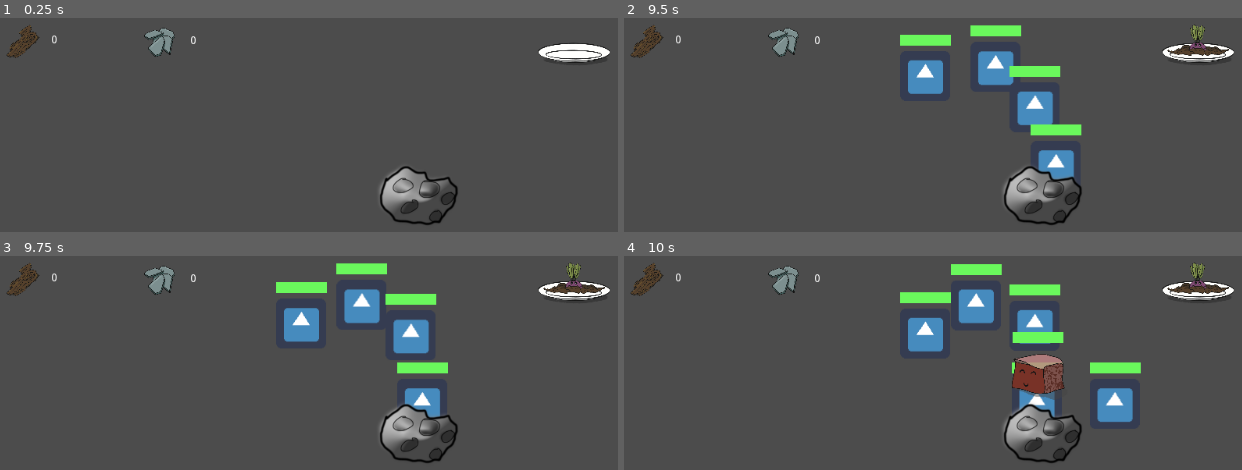
Above: before the commit, frames 1-4 (two rows, left to right).
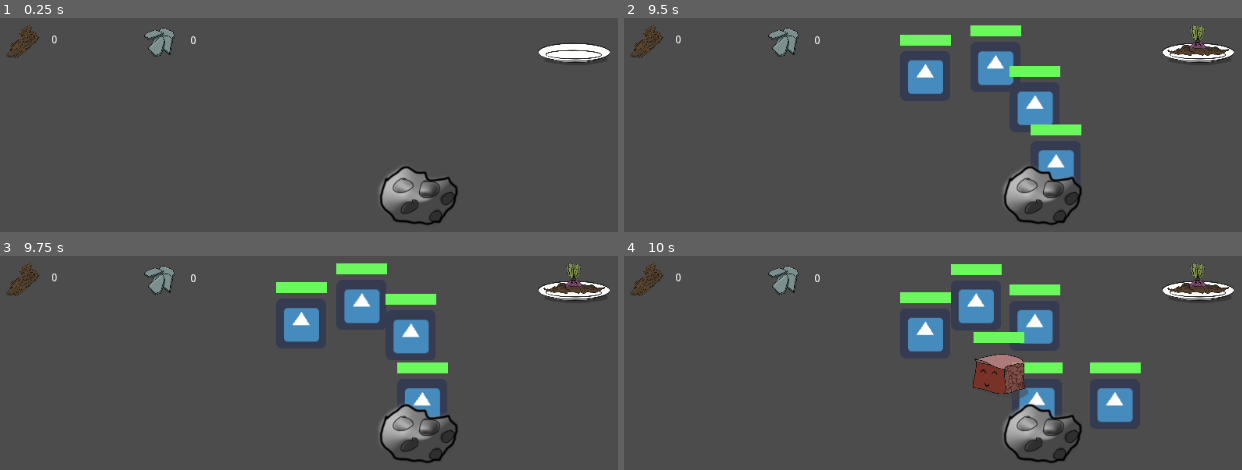
Above: after the commit, the same moments.

Repository: 1501-Intro-To-Game-Design/1501-final-project-2022-the-team-that-is-going-to-kill-thanos
Game: Godot game, scene res://Scenes/LevelScenes/Level1.tscn
Two runs of this game, one before a commit and one after it. Both use one fixed random seed, a clock stepped at 60 frames per second and the inputs below. This scene is started directly instead of the project's main scene. The engine's default icon, where the game draws it, is replaced by a stand-in: a white triangle on a blue panel in a dark square.
Inputs (mouse positions are in pixels of both pictures, inside the frame that each line leads up to):
- Up to frame 1 (0.25 s): no input
- Up to frame 2 (9.5 s): tap Enter at 0.5 s; move the mouse to (1198, 56) at 0.52 s; click (1198, 56) at 0.67 s; tap Space at 1.25 s; move the mouse to (1198, 86) at 1.27 s; click (1198, 86) at 1.42 s; move the mouse to (1075, 133) at 2.02 s; click (1075, 133) at 2.17 s; move the mouse to (outside the picture) at 2.77 s; click (outside the picture) at 2.92 s; move the mouse to (outside the picture) at 3.52 s; click (outside the picture) at 3.67 s; move the mouse to (759, 165) at 4.27 s; click (759, 165) at 4.42 s; move the mouse to (outside the picture) at 5.02 s; click (outside the picture) at 5.17 s; move the mouse to (877, 118) at 5.77 s; click (877, 118) at 5.92 s; move the mouse to (1174, 212) at 6.52 s; click (1174, 212) at 6.67 s; move the mouse to (outside the picture) at 7.27 s; click (outside the picture) at 7.42 s; move the mouse to (1075, 133) at 8.02 s; click (1075, 133) at 8.17 s; move the mouse to (outside the picture) at 8.77 s; click (outside the picture) at 8.92 s
- Up to frame 3 (9.75 s): move the mouse to (outside the picture) at 9.52 s; click (outside the picture) at 9.67 s
- Up to frame 4 (10 s): no input

Frames 1-3 are identical in both runs. In frame 4, 3.1% of the frame differs, in the area x 56-72%, y 35-68%.

Commit message:
Improved(?) But Broken Combat Interactions

Diff:
--- a/Garden Guardians/Scripts/Tower.gd
+++ b/Garden Guardians/Scripts/Tower.gd
@@ -16,6 +16,8 @@
 export(PackedScene) var projectileScene
 export(PackedScene) var morsalScene
 var tower = 0 #defult
+
+var morselPositions = [false, false, false, false]
 
 #this holds all info about the towers, format is [tower family (0-3 is fruits, 4-8 is morsals, etc )][INFO]
 #list false or 0 or null as aproperite when not relivent (itll get ignored anyways)
@@ -64,16 +66,25 @@
 
 func make_Baby():
 	var morsel = morsalScene.instance()
+	morsel.homeTower = self
 	get_parent().add_child(morsel)
 
-	if(babies == 0):
-		morsel.position = $ShootPoint.get_global_position() + Vector2(-10, -15) #in the future replace this with (go to the neerest point on the path)
-	elif(babies == 1):
-		morsel.position = $ShootPoint.get_global_position() + Vector2(0, -10) #in the future replace this with (go to the neerest point on the path)
-	elif(babies == 2):
-		morsel.position = $ShootPoint.get_global_position() + Vector2(10, -10) #in the future replace this with (go to the neerest point on the path)
-	elif(babies == 3):
-		morsel.position = $ShootPoint.get_global_position() + Vector2(-10, -5) #in the future replace this with (go to the neerest point on the path)
+	if(not morselPositions[0]): #Does this ever happen?
+		morsel.position = $ShootPoint.get_global_position() + Vector2(-60, -15) #in the future replace this with (go to the neerest point on the path)
+		morsel.morselNum = 0
+		morselPositions[0] = true
+	elif(not morselPositions[1]):
+		morsel.position = $ShootPoint.get_global_position() + Vector2(-10, -10) #in the future replace this with (go to the neerest point on the path)
+		morsel.morselNum = 1
+		morselPositions[1] = true
+	elif(not morselPositions[2]):
+		morsel.position = $ShootPoint.get_global_position() + Vector2(40, -10) #in the future replace this with (go to the neerest point on the path)
+		morsel.morselNum = 2
+		morselPositions[2] = true
+	elif(not morselPositions[3]):
+		morsel.position = $ShootPoint.get_global_position() + Vector2(90, -5) #in the future replace this with (go to the neerest point on the path)
+		morsel.morselNum = 3
+		morselPositions[3] = true
 
 
 func _on_Range_area_entered(area):
--- a/Garden Guardians/Scripts/Unit.gd
+++ b/Garden Guardians/Scripts/Unit.gd
@@ -16,6 +16,8 @@
 export var max_speed = 50
 var current_speed = 0
 var moving = false;
+var homeTower
+var morselNum
 
 # Called when the node enters the scene tree for the first time.
 func _ready():
@@ -76,6 +78,9 @@
 	if(current_health - dmg <= 0):
 		attacker.inCombat = false
 		attacker.get_node("Attack").stop()
+		if self.is_in_group("Morsels"):
+			homeTower.babies -= 1
+			homeTower.morselPositions[morselNum] = false
 	change_health(-1 * dmg)
 
 func change_health(change):
